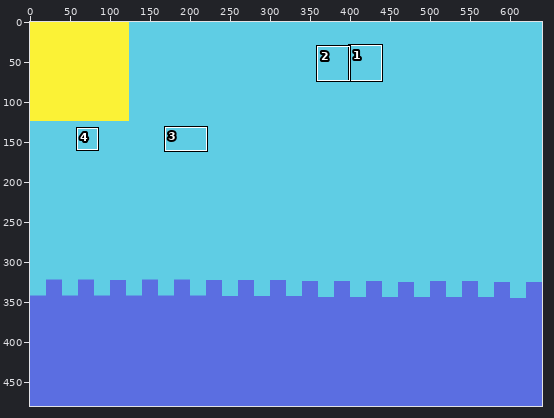
Edited in one commit: pixel-art file (GSM_RHYTHM/Image/Game/UI.aseprite). The picture above shows the old version from afar; the outline marks the close-up.
Close-up. Before the edit:
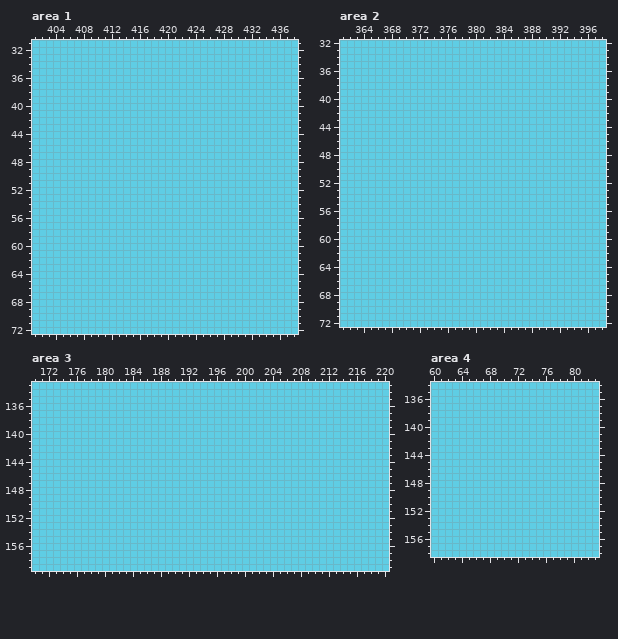
640x480 pixels, 1 frame. Colours within 5 levels of each other are drawn and written as one. Shown: area 1: x 401..438, y 31..72; area 2: x 361..398, y 32..72; area 3: x 170..220, y 133..159; area 4: x 60..83, y 134..158. The commit also changed other parts of the picture, which this record leaves out.
The result:
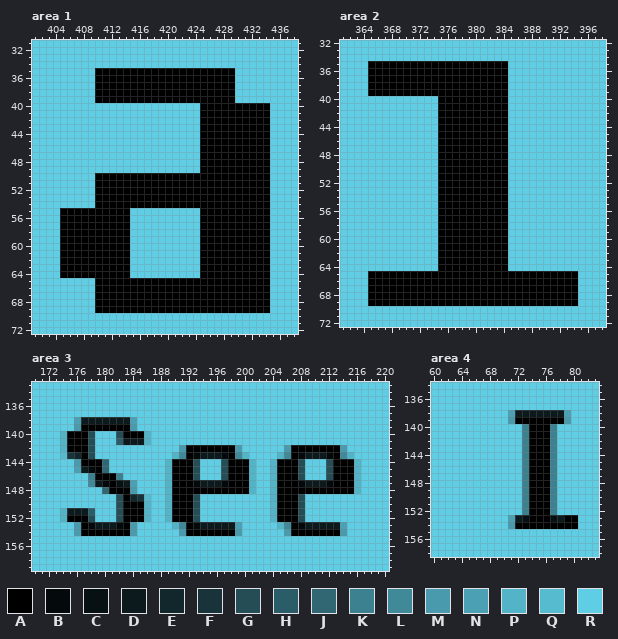
Palette (. is transparent): A #000000  B #040a0b  C #071012  D #0c1a1d  E #12272b  F #183339  G #244d56  H #2b5d68  J #306772  K #3c818f  L #408999  M #489aac  N #4ba1b3  P #53b4c8  Q #56bbcf  R #5fcde4
Change:
layer "Layer 10" added
layer "Layer 11" added
Changed rows in their new state; - is an unchanged pixel.
Area 1, layer "Layer 10":
first column x 405:
35 -----AAAAAAAAAAAAAAAAAAAA-----
36 -----AAAAAAAAAAAAAAAAAAAA-----
37 -----AAAAAAAAAAAAAAAAAAAA-----
38 -----AAAAAAAAAAAAAAAAAAAA-----
39 -----AAAAAAAAAAAAAAAAAAAA-----
40 --------------------AAAAAAAAAA
41 --------------------AAAAAAAAAA
42 --------------------AAAAAAAAAA
43 --------------------AAAAAAAAAA
44 --------------------AAAAAAAAAA
45 --------------------AAAAAAAAAA
46 --------------------AAAAAAAAAA
47 --------------------AAAAAAAAAA
48 --------------------AAAAAAAAAA
49 --------------------AAAAAAAAAA
50 -----AAAAAAAAAAAAAAAAAAAAAAAAA
51 -----AAAAAAAAAAAAAAAAAAAAAAAAA
52 -----AAAAAAAAAAAAAAAAAAAAAAAAA
53 -----AAAAAAAAAAAAAAAAAAAAAAAAA
54 -----AAAAAAAAAAAAAAAAAAAAAAAAA
55 AAAAAAAAAA----------AAAAAAAAAA
56 AAAAAAAAAA----------AAAAAAAAAA
57 AAAAAAAAAA----------AAAAAAAAAA
58 AAAAAAAAAA----------AAAAAAAAAA
59 AAAAAAAAAA----------AAAAAAAAAA
60 AAAAAAAAAA----------AAAAAAAAAA
61 AAAAAAAAAA----------AAAAAAAAAA
62 AAAAAAAAAA----------AAAAAAAAAA
63 AAAAAAAAAA----------AAAAAAAAAA
64 AAAAAAAAAA----------AAAAAAAAAA
65 -----AAAAAAAAAAAAAAAAAAAAAAAAA
66 -----AAAAAAAAAAAAAAAAAAAAAAAAA
67 -----AAAAAAAAAAAAAAAAAAAAAAAAA
68 -----AAAAAAAAAAAAAAAAAAAAAAAAA
69 -----AAAAAAAAAAAAAAAAAAAAAAAAA
Area 2, layer "Layer 10":
first column x 365:
35 AAAAAAAAAAAAAAAAAAAA----------
36 AAAAAAAAAAAAAAAAAAAA----------
37 AAAAAAAAAAAAAAAAAAAA----------
38 AAAAAAAAAAAAAAAAAAAA----------
39 AAAAAAAAAAAAAAAAAAAA----------
40 ----------AAAAAAAAAA----------
41 ----------AAAAAAAAAA----------
42 ----------AAAAAAAAAA----------
43 ----------AAAAAAAAAA----------
44 ----------AAAAAAAAAA----------
45 ----------AAAAAAAAAA----------
46 ----------AAAAAAAAAA----------
47 ----------AAAAAAAAAA----------
48 ----------AAAAAAAAAA----------
49 ----------AAAAAAAAAA----------
50 ----------AAAAAAAAAA----------
51 ----------AAAAAAAAAA----------
52 ----------AAAAAAAAAA----------
53 ----------AAAAAAAAAA----------
54 ----------AAAAAAAAAA----------
55 ----------AAAAAAAAAA----------
56 ----------AAAAAAAAAA----------
57 ----------AAAAAAAAAA----------
58 ----------AAAAAAAAAA----------
59 ----------AAAAAAAAAA----------
60 ----------AAAAAAAAAA----------
61 ----------AAAAAAAAAA----------
62 ----------AAAAAAAAAA----------
63 ----------AAAAAAAAAA----------
64 ----------AAAAAAAAAA----------
65 AAAAAAAAAAAAAAAAAAAAAAAAAAAAAA
66 AAAAAAAAAAAAAAAAAAAAAAAAAAAAAA
67 AAAAAAAAAAAAAAAAAAAAAAAAAAAAAA
68 AAAAAAAAAAAAAAAAAAAAAAAAAAAAAA
69 AAAAAAAAAAAAAAAAAAAAAAAAAAAAAA
Area 3, layer "Layer 11":
first column x 174:
138 --NDDDDDDDN--------------------------------
139 --MAAAAAAAM--------------------------------
140 PAAAG---GAAAP------------------------------
141 PAAAG---HDDDP------------------------------
142 PAAAG------------MAAAAAAAM------MAAAAAAAM--
143 QFEAG-----------PLABDDDBALP----PLABDDDBALP-
144 --MAAAJ--------PAAAG---GAAAP--PAAAG---GAAAP
145 --NDBAJ--------PAAAG---GAAAP--PAAAG---GAAAP
146 ----KAAAK------PAAAG---GAAAP--PAAAG---GAAAP
147 ----LDBACDN----PAAABDDDBAAAP--PAAABDDDBAAAP
148 ------JAAAM----PAAAAAAAAAAAP--PAAAAAAAAAAAP
149 --------GAEFQ--PAAAG----------PAAAG--------
150 --------GAAAP--PAAAG----------PAAAG--------
151 PDDDH---GAAAP--PAAAG----------PAAAG--------
152 PAAAG---GAAAP--PAAAG----------PAAAG--------
153 --MABDDDBAM-----PLABDDDDDN-----PLABDDDDDN--
154 --MAAAAAAAM------MAAAAAAAM------MAAAAAAAM--
Area 4, layer "Layer 11":
first column x 71:
138 NDDDDDDDN-
139 MAAAAAAAM-
140 --KAAAK---
141 --KAAAK---
142 --KAAAK---
143 --KAAAK---
144 --KAAAK---
145 --KAAAK---
146 --KAAAK---
147 --KAAAK---
148 --KAAAK---
149 --KAAAK---
150 --KAAAK---
151 --KAAAK---
152 --KAAAK---
153 NDCAAACDAA
154 MAAAAAAAAA
